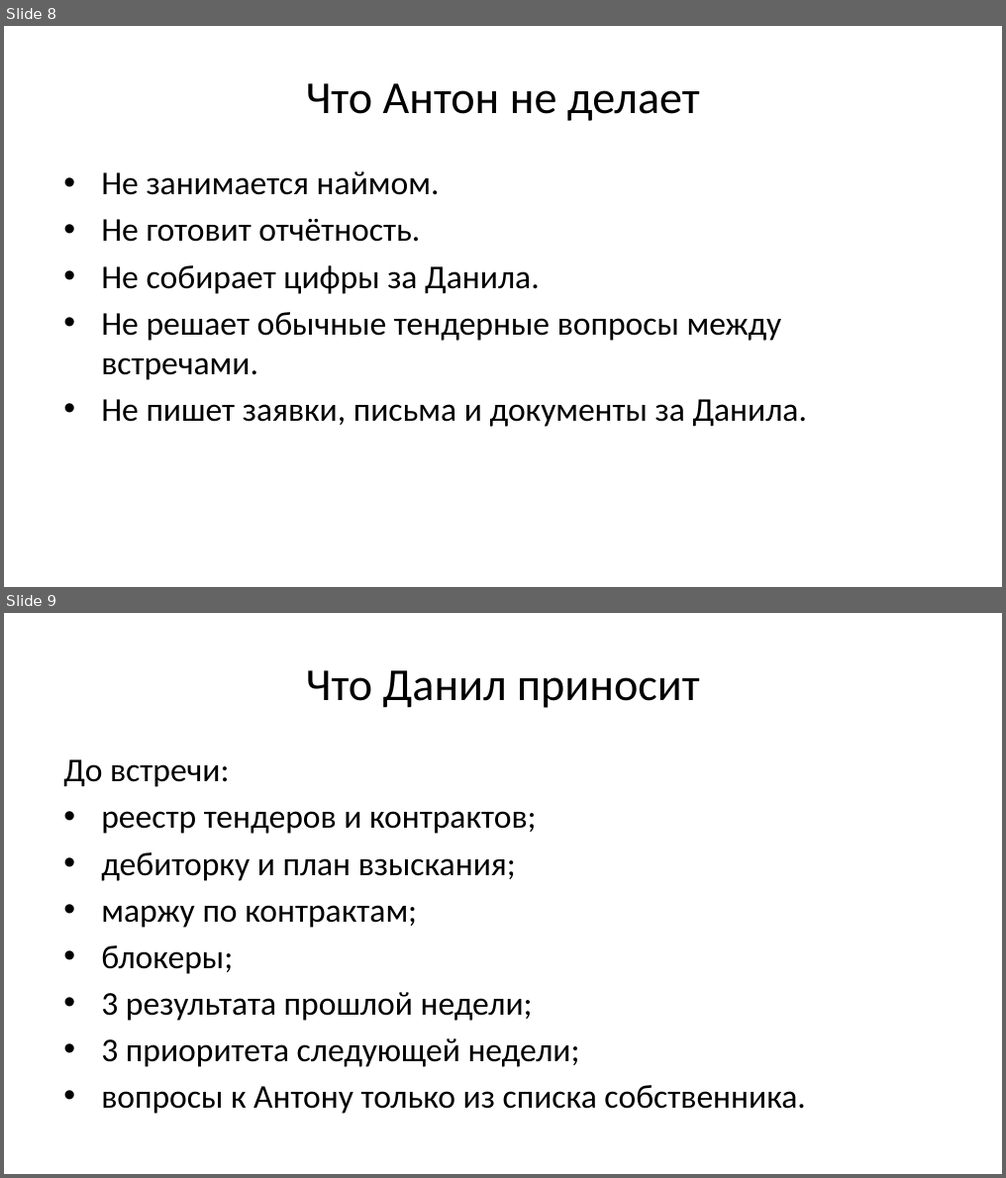
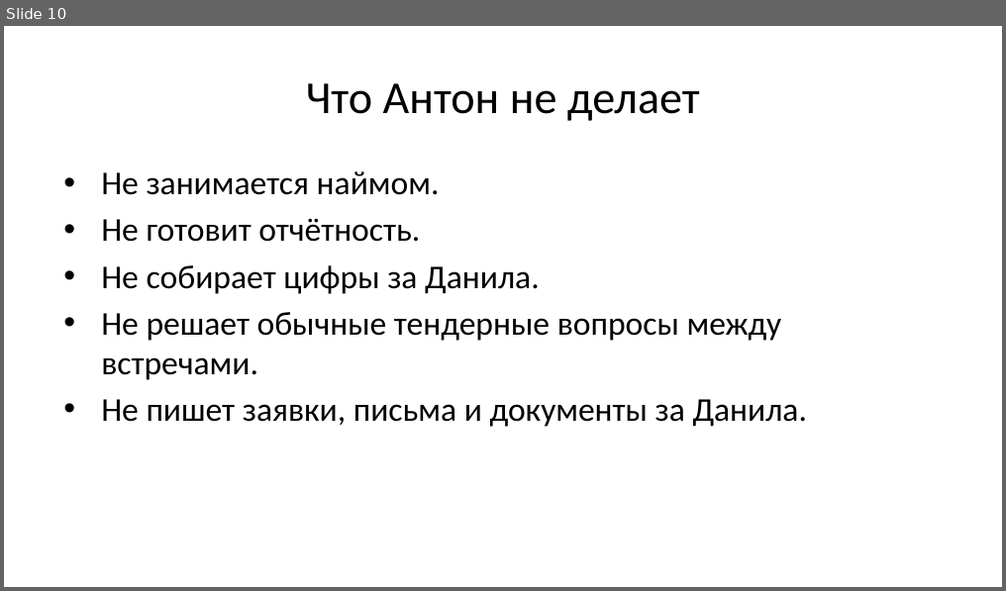
Before and after one commit to instrumentburg-sudo/danil-roadmap, a slide deck: artifacts/slides.pptx. Shown one above the other, each under a label of ours: slides 8 and 9 before the commit, slide 10 after it. The pictures are 1006x1178 and 1006x591 pixels, drawn with LibreOffice and Linux fonts; fonts in the diff are those of the drawing. Boxes give left, top, right and bottom in pixels: in the first picture for what was removed or moved away, otherwise in the second. Text is boxed around its words. In the diff, an @@ line names an element or a change of style, - is before the commit and + after.

```diff
--- a/artifacts/slides.pptx
+++ b/artifacts/slides.pptx
@@ slide 9 removed at <box>4,613,1002,1174</box>, background #FFFFFF @@
@@ title removed at <box>306,670,700,708</box> @@
-Что Данил приносит
@@ text removed at <box>63,760,805,1114</box> @@
-До встречи:
-• реестр тендеров и контрактов;
-• дебиторку и план взыскания;
-• маржу по контрактам;
-• блокеры;
-• 3 результата прошлой недели;
-• 3 приоритета следующей недели;
-• вопросы к Антону только из списка собственника.
@@ what was slide 8 is now slide 10 @@
```
Also in this commit, not shown: 7 slides changed, 5 slides added, 2 other slides removed, 9 other files.
